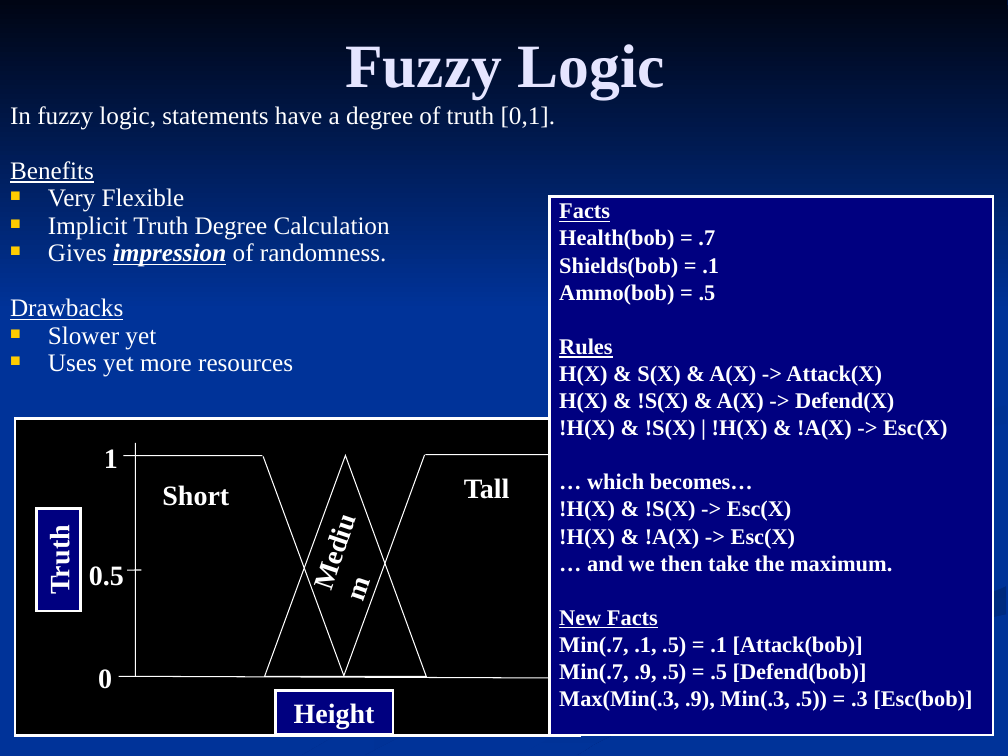
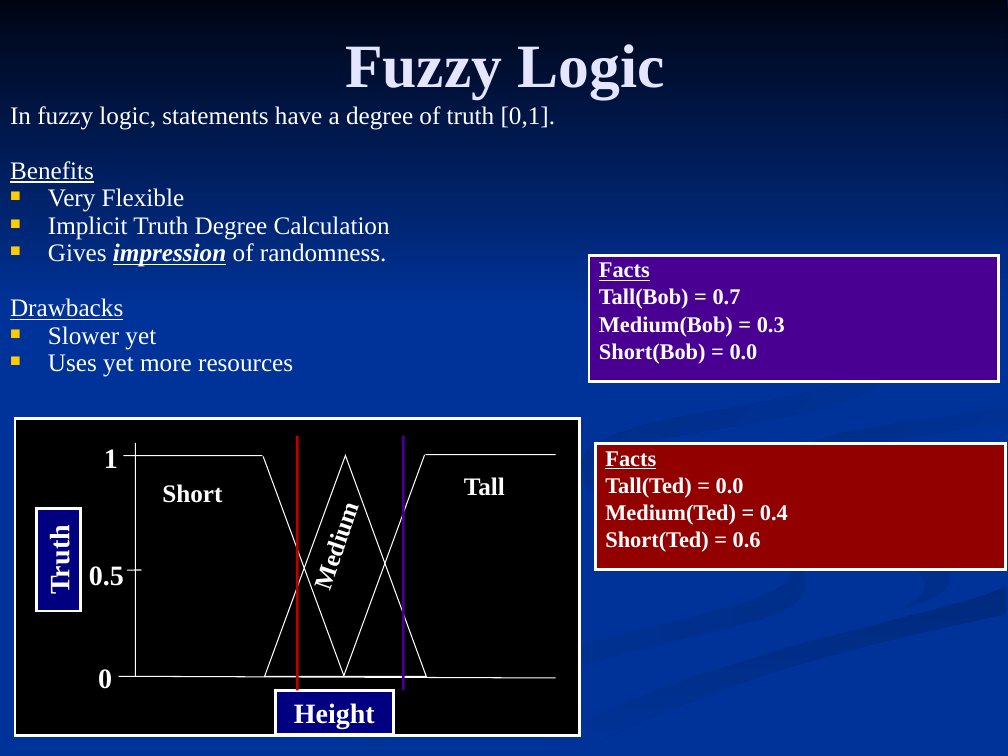
Before and after one commit to FleepyBeepy/Artificial-Intelligence, a slide deck: slide 7 of Lecture Slides/8.1 - Rule-Based Systems.ppt (slide 6 before the commit). Drawn at 1008x756 pixels with LibreOffice and Linux fonts; fonts in the diff are those of the drawing. Boxes give left, top, right and bottom in pixels: in the first picture for what was removed or moved away, otherwise in the second. Text is boxed around its words. In the diff, an @@ line names an element or a change of style, - is before the commit and + after.

Commit message:
Made student slides match instructor slides. Be careful, some of these slides have had their names changed which may make looking back in the repo confusing beyond this point.

```diff
--- a/Lecture Slides/8.1 - Rule-Based Systems.ppt
+++ b/Lecture Slides/8.1 - Rule-Based Systems.ppt
@@ rectangle removed at (549, 197, 993, 735) @@
-Facts
-Health(bob) = .7
-Shields(bob) = .1
-Ammo(bob) = .5
-Rules
-H(X) & S(X) & A(X) -> Attack(X)
-H(X) & !S(X) & A(X) -> Defend(X)
-!H(X) & !S(X) | !H(X) & !A(X) -> Esc(X)
-… which becomes…
-!H(X) & !S(X) -> Esc(X)
-!H(X) & !A(X) -> Esc(X)
-… and we then take the maximum.
-New Facts
-Min(.7, .1, .5) = .1 [Attack(bob)]
-Min(.7, .9, .5) = .5 [Defend(bob)]
-Max(Min(.3, .9), Min(.3, .5)) = .3 [Esc(bob)]
@@ freeform shape added at (582, 235, 901, 504), fill gradient #002B82 to #003399 @@
@@ rectangle added at (589, 255, 999, 381), fill #490092, outline #FFFFFF 2.01 pt, 16 pt, text #FFFFFF, bold @@
+Facts
+Tall(Bob) = 0.7
+Medium(Bob) = 0.3
+Short(Bob) = 0.0
@@ freeform shape at (787, 405, 1006, 500): fill gradient #003399 to #002D86 to gradient #002D86 to #003399 @@
@@ line added from (297, 435) to (297, 690), #C00000 2.01 pt @@
@@ line added from (403, 435) to (403, 690), #490092 2.01 pt @@
@@ rectangle added at (596, 444, 1006, 570), fill #920000, outline #FFFFFF 2.01 pt, 16 pt, text #FFFFFF, bold @@
+Facts
+Tall(Ted) = 0.0
+Medium(Ted) = 0.4
+Short(Ted) = 0.6
@@ size 20 to 18 pt; less space between paragraphs in 3 elements at (299, 483, 402, 614), (464, 477, 505, 496), (162, 484, 222, 503) @@
@@ freeform shape at (302, 463, 806, 755): fill gradient #002E8B to #003399 to gradient #003399 to #002E8B @@
@@ freeform shape added at (730, 468, 951, 610), fill gradient #003399 to #002E8B @@
```
Also in this commit, not shown: 5 other slides changed, 2 slides added, 16 other files.
